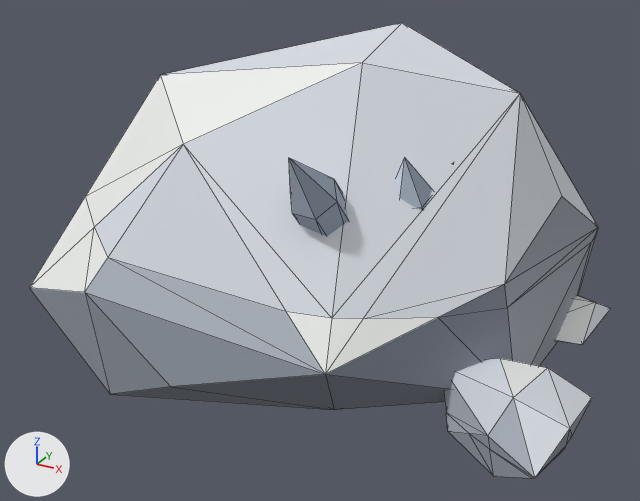
One commit to the glTF model game/models/features/rock_arctic_0.glb: the scene before it, then after it.
Rendered twice from a 50 mm lens placed at (2.47, -4.7, 2.69), pointed at (-0.04, -0.13, 0.41). Lighting does not change. The marker at lower left points along +X, +Y and +Z. The picture after the commit comes second. Mesh edges are drawn as thin lines. Vertices at exactly the same position are counted once.

The scene before the commit, as lines of its bpy script (objects in view):
```python
me_body = bpy.data.meshes.new('Body')
me_body.from_pydata(...)  # 200 vertices, 334 faces; spans x -1.85..1.8, y -1.61..1.79, z -0.18..1.84
me_body.materials.append(mat_defaultmaterial)
ob_body = bpy.data.objects.new('Body', me_body)
ob_body.location = (0.0, 0.0, 0.0)
```
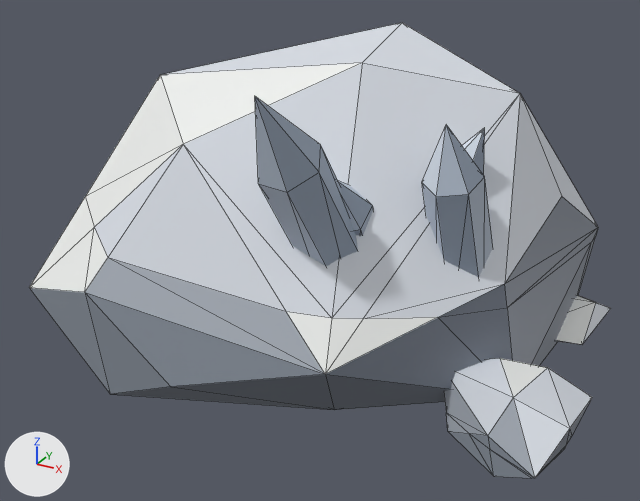
Location of each change, (x1, y1, x2, y2) in pixels of the pictures (640 x 501 px; the box of a moved part takes in the faces that stretch with it):
part 1 of me_body, moved or reshaped
    before: (289, 158, 349, 236)
    after: (255, 97, 358, 266)
part 2 of me_body, moved or reshaped
    before: (396, 158, 432, 210)
    after: (422, 125, 493, 277)
part 3 of me_body, moved or reshaped (not visible before)
    after: (462, 128, 485, 175)
part 4 of me_body, moved or reshaped (not visible before)
    after: (338, 181, 374, 236)

Patch to the scene script:
```diff
--- a/game/models/features/rock_arctic_0.glb.py
+++ b/game/models/features/rock_arctic_0.glb.py
@@ me_body @@
 # used by ob_body; location = (0.0, 0.0, 0.0)
-me_body.from_pydata(...)  # 200 vertices, 334 faces; spans x -1.85..1.8, y -1.61..1.79, z -0.18..1.84
+me_body.from_pydata(...)  # 200 vertices, 334 faces; spans x -1.85..1.8, y -1.62..1.79, z -0.18..1.84
+# me_body part 1: the loose piece of 13 vertices spanning x 0.34..0.63, y -1.38..-0.47, z 0.45..1.46 is multiplied about its middle by the matrix ((1.263, 0.129, 0.017), (-0.13, 1.251, 0.178), (0.001, -0.179, 1.257)), then moved by (0.03, -0.21, 0.13)
+# me_body part 2: the loose piece of 13 vertices spanning x 0.69..0.93, y -0.81..-0.31, z 0.48..1.35 is multiplied about its middle by the matrix ((1.268, 0.027, -0.059), (-0.02, 1.26, 0.154), (0.062, -0.153, 1.259)), then moved by (0.27, -0.08, 0.07)
+# me_body part 3: the loose piece of 13 vertices spanning x 0.5..0.97, y -0.59..-0.3, z 0.48..1.27 is multiplied about its middle by the matrix ((-0.79, 0.234, 0.966), (-0.379, -1.212, -0.016), (0.919, -0.298, 0.824)), then moved by (0.21, -0.07, 0.03)
+# me_body part 4: the loose piece of 13 vertices spanning x 0.36..0.63, y -0.98..-0.37, z 0.45..1.12 is multiplied about its middle by the matrix ((1.267, 0.079, -0.015), (-0.077, 1.257, 0.161), (0.025, -0.16, 1.26)), then moved by (0.05, -0.14, 0.05)
 me_body.materials.append(mat_defaultmaterial)
```
